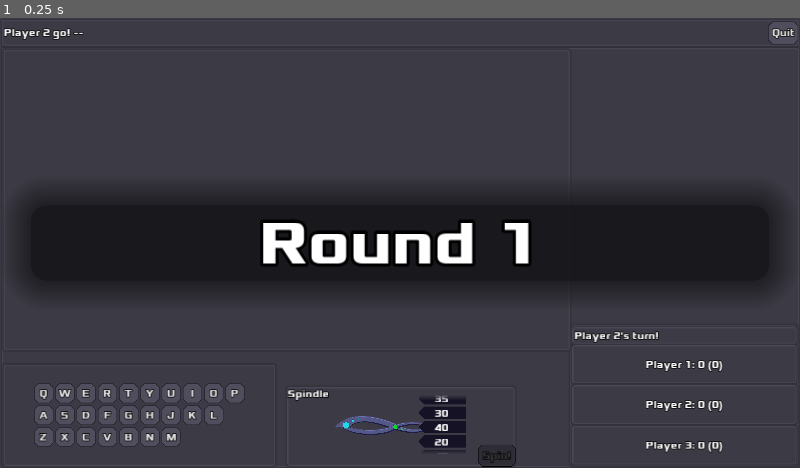
Above: before the commit, frame 1.
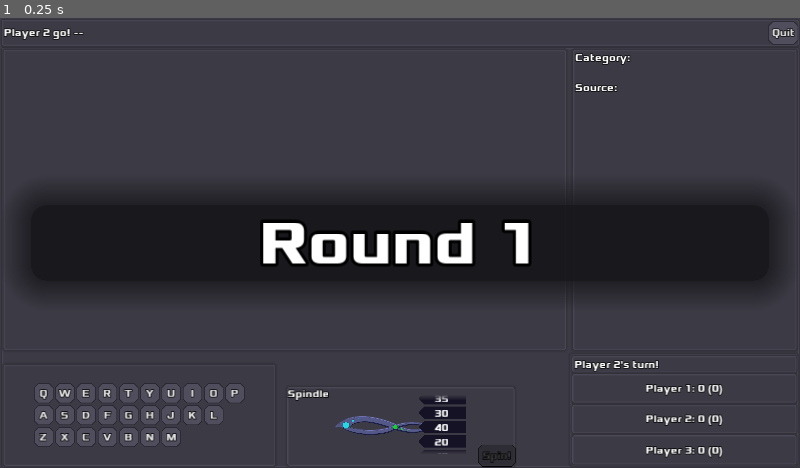
Above: after the commit, the same moment.

Repository: zacryol/spindle-of-serendipity
Game: Godot game, scene res://game/GamePanel.tscn
Two runs of this game, one before a commit and one after it. Both use one fixed random seed, a clock stepped at 60 frames per second and the inputs below. This scene is started directly instead of the project's main scene.
Inputs:
- Up to frame 1 (0.25 s): no input

The runs differ from the first frame. In frame 1, 1.1% of the frame differs, in the area x 71-91%, y 7-98%.
Error in both runs: Division By Zero in operator '%'. (res://system/singletons/EntryManager.gd:82)

Commit message:
Moved category/source display

Diff:
--- a/godot/game/GamePanel.tscn
+++ b/godot/game/GamePanel.tscn
@@ -155,7 +155,7 @@
 anchor_left = 1.0
 anchor_top = 1.0
 margin_left = -363.0
-margin_top = -224.0
+margin_top = -178.0
 size_flags_vertical = 3
 size_flags_stretch_ratio = 4.28
 
--- a/godot/game/components/EntryDisplay.gd
+++ b/godot/game/components/EntryDisplay.gd
@@ -14,11 +14,11 @@
 var entry_text: String
 var source_text: String
 var bool_mask: Dictionary
-var source_hide := "???"
+var source_hide := "??? (Hidden until solved)"
 
 onready var hex := $HSplitContainer/PanelContainer/ScrollContainer/CenterContainer/HexContainer
-onready var source_label: Label = $SourceLabel
-onready var cat_label: Label = $CategoryLabel
+onready var source_label: Label = $HSplitContainer/Info/VBoxContainer/Label4
+onready var cat_label: Label = $HSplitContainer/Info/VBoxContainer/Label2
 onready var solve_ui: VBoxContainer = $HSplitContainer/PanelContainer/Control/SolveUI
 
 func _ready():
--- a/godot/game/components/EntryDisplay.tscn
+++ b/godot/game/components/EntryDisplay.tscn
@@ -14,13 +14,13 @@
 [node name="HSplitContainer" type="HSplitContainer" parent="."]
 anchor_right = 1.0
 anchor_bottom = 1.0
-dragger_visibility = 2
+dragger_visibility = 1
 __meta__ = {
 "_edit_lock_": true
 }
 
 [node name="PanelContainer" type="PanelContainer" parent="HSplitContainer"]
-margin_right = 914.0
+margin_right = 908.0
 margin_bottom = 720.0
 size_flags_horizontal = 3
 size_flags_stretch_ratio = 1.25
@@ -28,7 +28,7 @@
 [node name="Control" type="Control" parent="HSplitContainer/PanelContainer"]
 margin_left = 7.0
 margin_top = 7.0
-margin_right = 907.0
+margin_right = 901.0
 margin_bottom = 713.0
 mouse_filter = 2
 
@@ -59,12 +59,12 @@
 [node name="ScrollContainer" type="ScrollContainer" parent="HSplitContainer/PanelContainer"]
 margin_left = 7.0
 margin_top = 7.0
-margin_right = 907.0
+margin_right = 901.0
 margin_bottom = 713.0
 mouse_filter = 2
 
 [node name="CenterContainer" type="CenterContainer" parent="HSplitContainer/PanelContainer/ScrollContainer"]
-margin_right = 900.0
+margin_right = 894.0
 margin_bottom = 706.0
 grow_horizontal = 2
 grow_vertical = 2
@@ -75,18 +75,47 @@
 [node name="HexContainer" parent="HSplitContainer/PanelContainer/ScrollContainer/CenterContainer" instance=ExtResource( 2 )]
 anchor_right = 0.0
 anchor_bottom = 0.0
-margin_left = 450.0
+margin_left = 447.0
 margin_top = 353.0
-margin_right = 450.0
+margin_right = 447.0
 margin_bottom = 353.0
 mouse_filter = 2
 
-[node name="Control" type="Control" parent="HSplitContainer"]
-margin_left = 914.0
+[node name="Info" type="PanelContainer" parent="HSplitContainer"]
+margin_left = 920.0
 margin_right = 1280.0
 margin_bottom = 720.0
 size_flags_horizontal = 3
 size_flags_stretch_ratio = 0.5
+
+[node name="VBoxContainer" type="VBoxContainer" parent="HSplitContainer/Info"]
+margin_left = 7.0
+margin_top = 7.0
+margin_right = 353.0
+margin_bottom = 713.0
+
+[node name="Label" type="Label" parent="HSplitContainer/Info/VBoxContainer"]
+margin_right = 346.0
+margin_bottom = 14.0
+text = "Category:"
+
+[node name="Label2" type="Label" parent="HSplitContainer/Info/VBoxContainer"]
+margin_top = 18.0
+margin_right = 346.0
+margin_bottom = 32.0
+align = 2
+
+[node name="Label3" type="Label" parent="HSplitContainer/Info/VBoxContainer"]
+margin_top = 36.0
+margin_right = 346.0
+margin_bottom = 50.0
+text = "Source:"
+
+[node name="Label4" type="Label" parent="HSplitContainer/Info/VBoxContainer"]
+margin_top = 54.0
+margin_right = 346.0
+margin_bottom = 68.0
+align = 2
 
 [node name="CategoryLabel" type="Label" parent="."]
 anchor_top = 1.0
